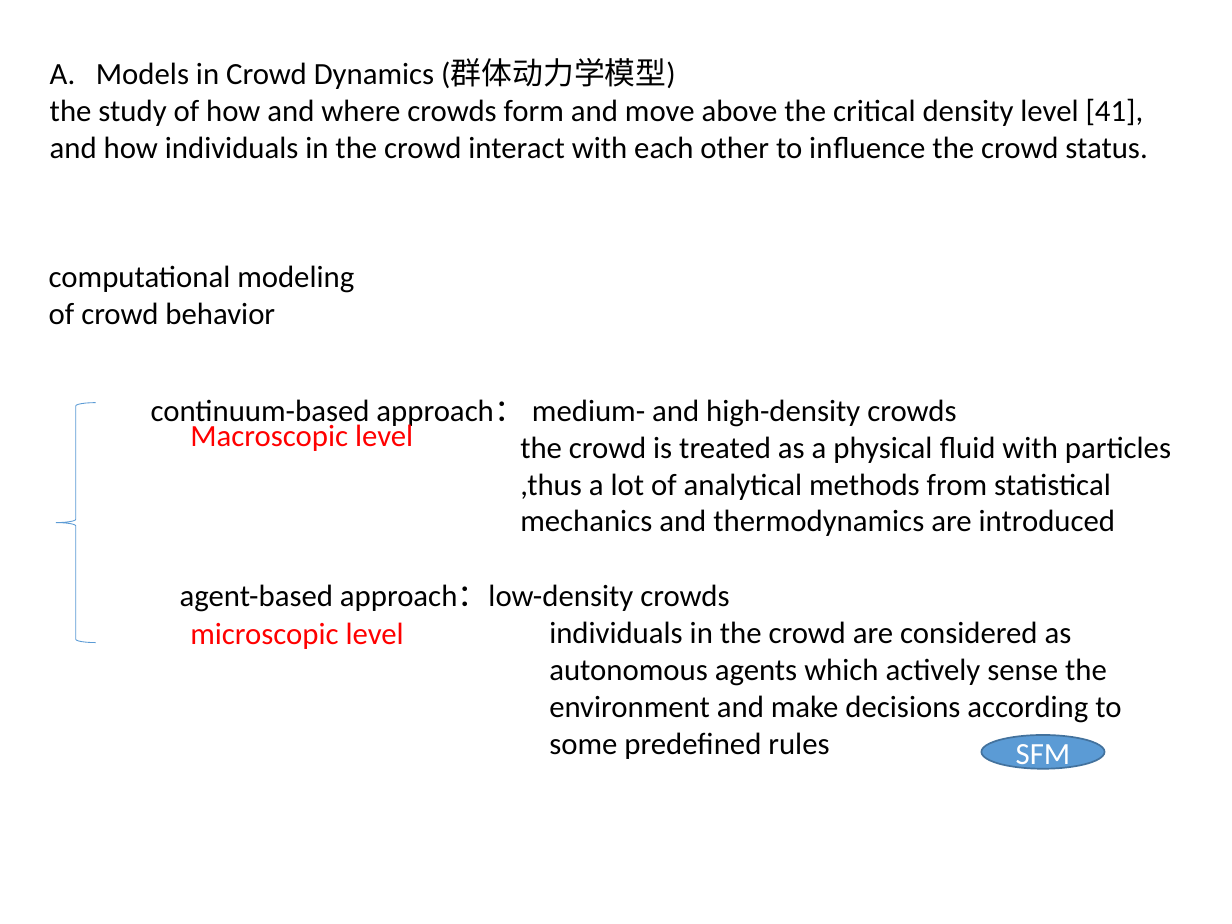
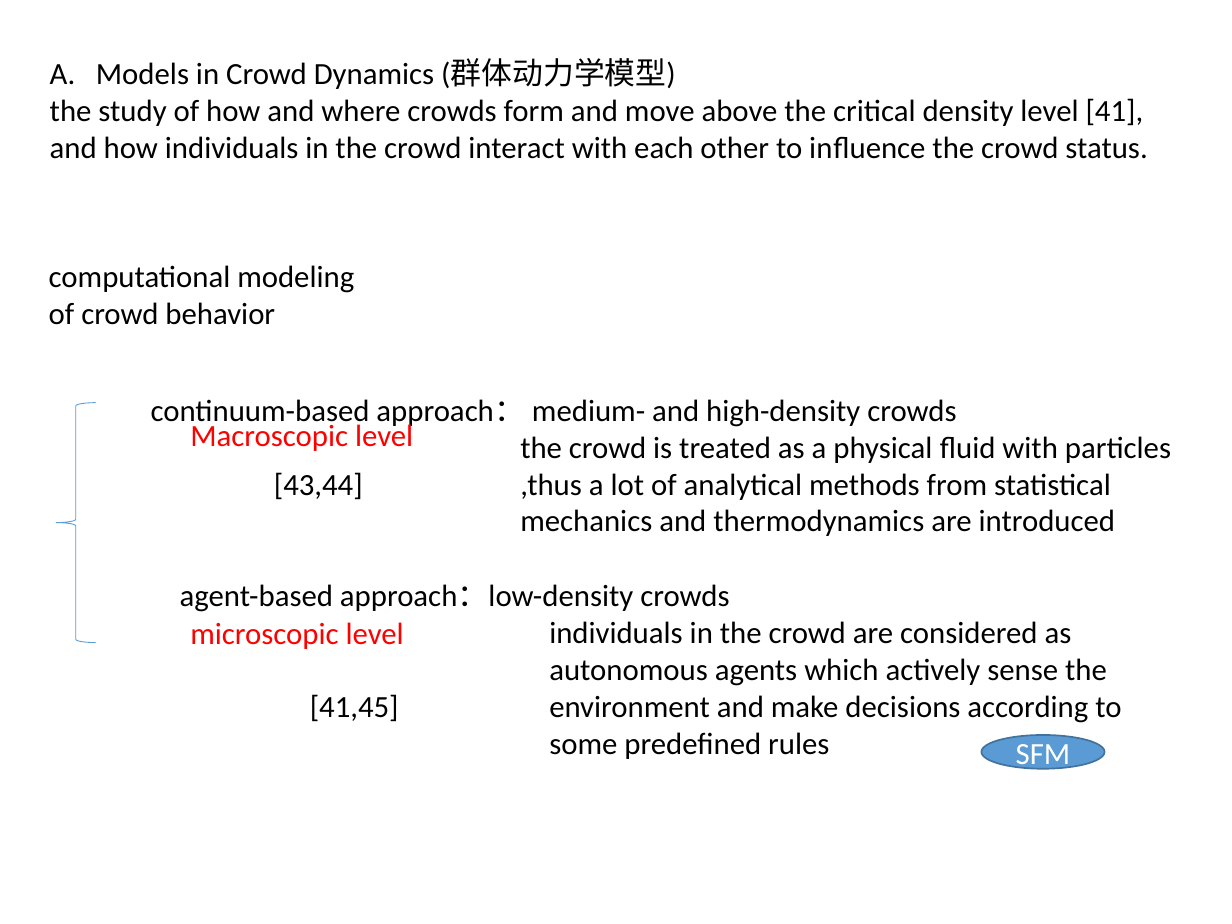
Before and after one commit to simayuhe/crowd-scene-survey, a slide deck: slide 11 of 群体行为分析综述.pptx (slide 10 before the commit). Drawn at 1232x924 pixels with LibreOffice and Linux fonts; fonts in the diff are those of the drawing. Boxes give left, top, right and bottom in pixels: in the first picture for what was removed or moved away, otherwise in the second. Text is boxed around its words. In the diff, an @@ line names an element or a change of style, - is before the commit and + after.

```diff
--- a/群体行为分析综述.pptx
+++ b/群体行为分析综述.pptx
@@ text at (x1=274, y1=472, x2=1111, y2=500): text changed @@
-,thus a lot of analytical methods from statistical
+[43,44] ,thus a lot of analytical methods from statistical
@@ text at (x1=310, y1=694, x2=1121, y2=723): text changed @@
-environment and make decisions according to
+[41,45] environment and make decisions according to
```
Also in this commit, not shown: 4 other slides changed, 11 slides added, 1 slide removed.
